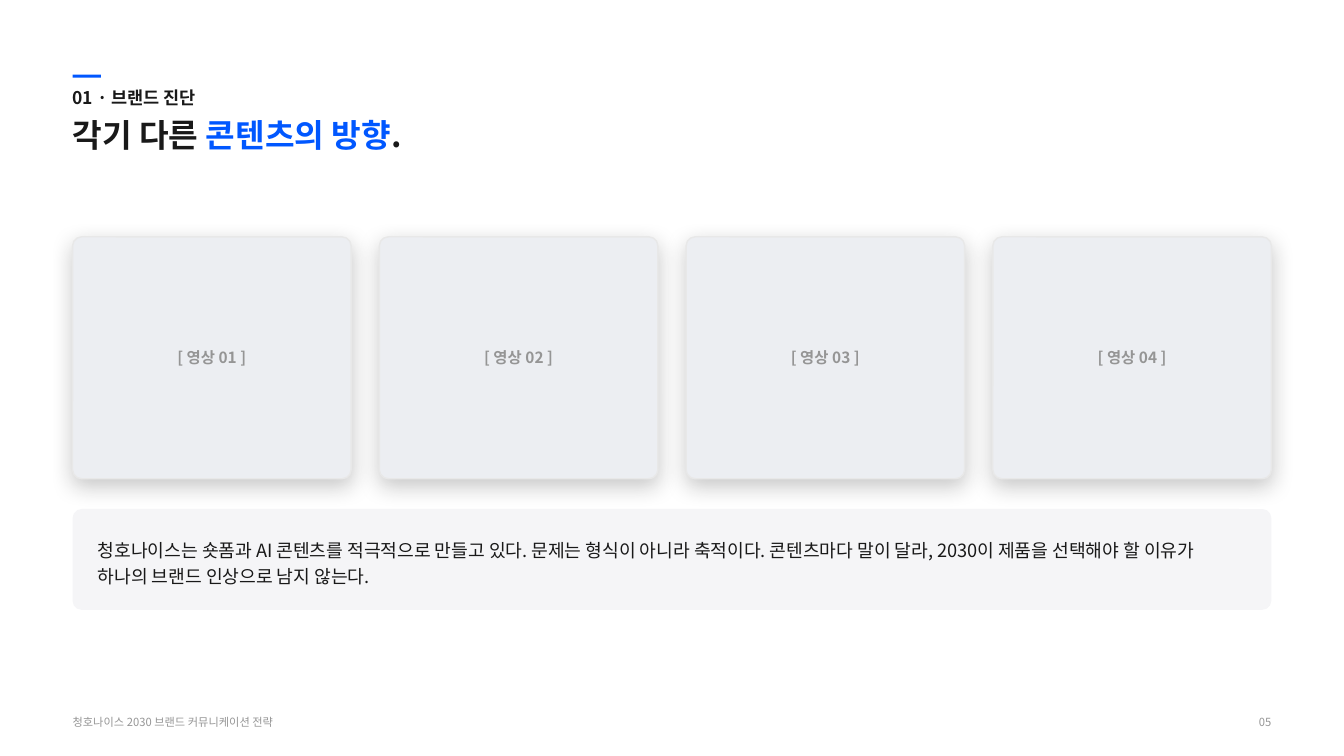
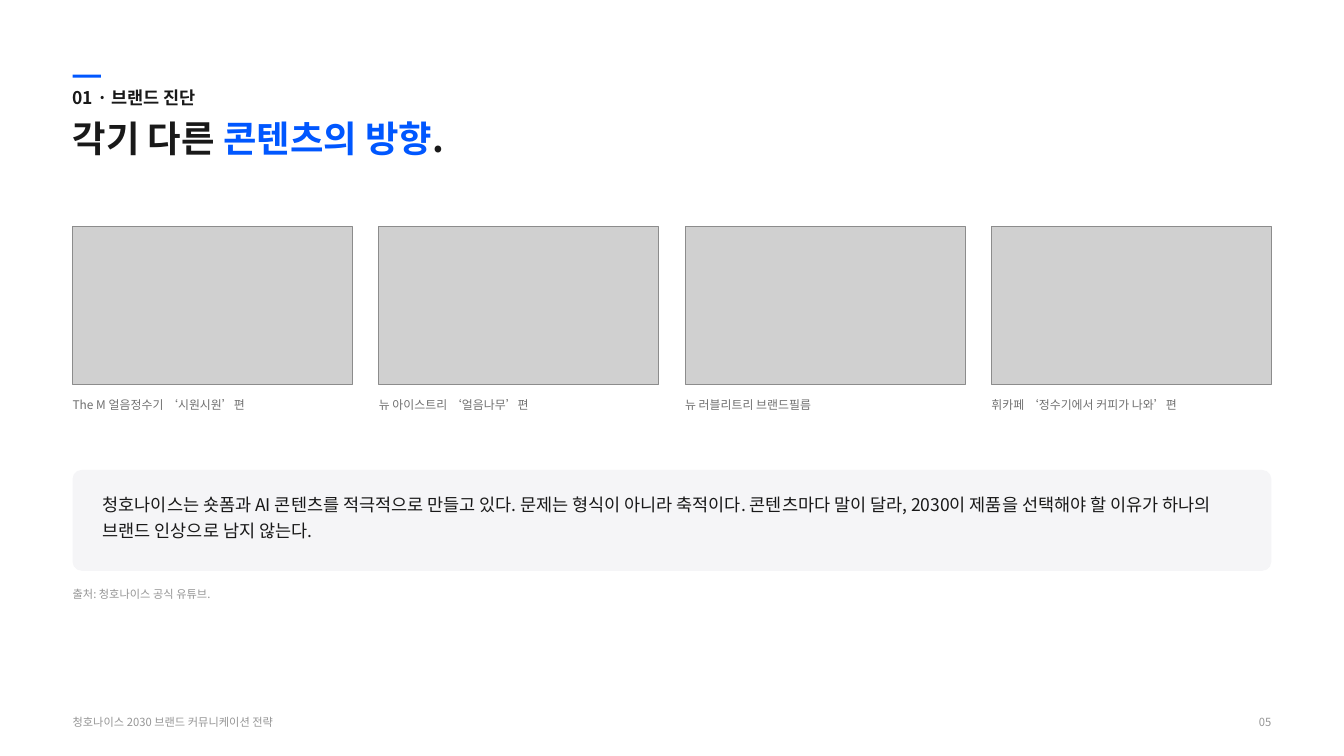
Before and after one commit to PhrenO0/CHAI-AI, a slide deck: slide 6 of 청호나이스-브랜드전략-제안.pptx. Drawn at 1344x756 pixels with LibreOffice and Linux fonts; fonts in the diff are those of the drawing; grey boxes stand for pictures. Boxes give left, top, right and bottom in pixels: in the first picture for what was removed or moved away, otherwise in the second. Text is boxed around its words. In the diff, an @@ line names an element or a change of style, - is before the commit and + after.

```diff
--- a/청호나이스-브랜드전략-제안.pptx
+++ b/청호나이스-브랜드전략-제안.pptx
@@ text "각기 다른 콘텐츠의 방향." at [73,121,444,156]: size 23 to 26 pt; line spacing 29.4pt to 33.3pt @@
@@ rounded rectangle removed at [73,237,351,479] @@
@@ picture added at [73,227,353,384] @@
@@ rounded rectangle removed at [379,237,657,479] @@
@@ picture added at [379,227,659,384] @@
@@ picture added at [686,227,966,384] @@
@@ rounded rectangle removed at [687,237,965,479] @@
@@ picture added at [991,227,1271,384] @@
@@ rounded rectangle removed at [993,237,1271,479] @@
@@ text removed at [187,350,237,364] @@
-[ 영상 01 ]
@@ text removed at [493,350,543,364] @@
-[ 영상 02 ]
@@ text removed at [800,350,850,364] @@
-[ 영상 03 ]
@@ text removed at [1107,350,1157,364] @@
-[ 영상 04 ]
@@ text added at [73,399,245,410], 8.5 pt, text #707070 @@
+The M 얼음정수기 ‘시원시원’편
@@ text added at [379,399,529,410], 8.5 pt, text #707070 @@
+뉴 아이스트리 ‘얼음나무’편
@@ text added at [685,399,811,410], 8.5 pt, text #707070 @@
+뉴 러블리트리 브랜드필름
@@ text added at [991,399,1177,410], 8.5 pt, text #707070 @@
+휘카페 ‘정수기에서 커피가 나와’편
@@ rounded rectangle: place and size @@
-rounded rectangle at [73,509,1271,610]
+rounded rectangle at [73,470,1271,571]
@@ text "청호나이스는 숏폼과 AI 콘텐츠를 적극적으로 ...": place and size @@
-text "청호나이스는 숏폼과 AI 콘텐츠를 적극적으로 ..." at [98,541,1194,585]
+text "청호나이스는 숏폼과 AI 콘텐츠를 적극적으로 ..." at [103,496,1210,539]
@@ text "청호나이스는 숏폼과 AI 콘텐츠를 적극적으로 ..." at [103,496,1210,539]: size 13 to 12.5 pt; vertical alignment middle to top @@
@@ text added at [73,589,210,599], 8 pt, text #959595 @@
+출처: 청호나이스 공식 유튜브.
```
Also in this commit, not shown: 3 other slides changed, 8 other files.
